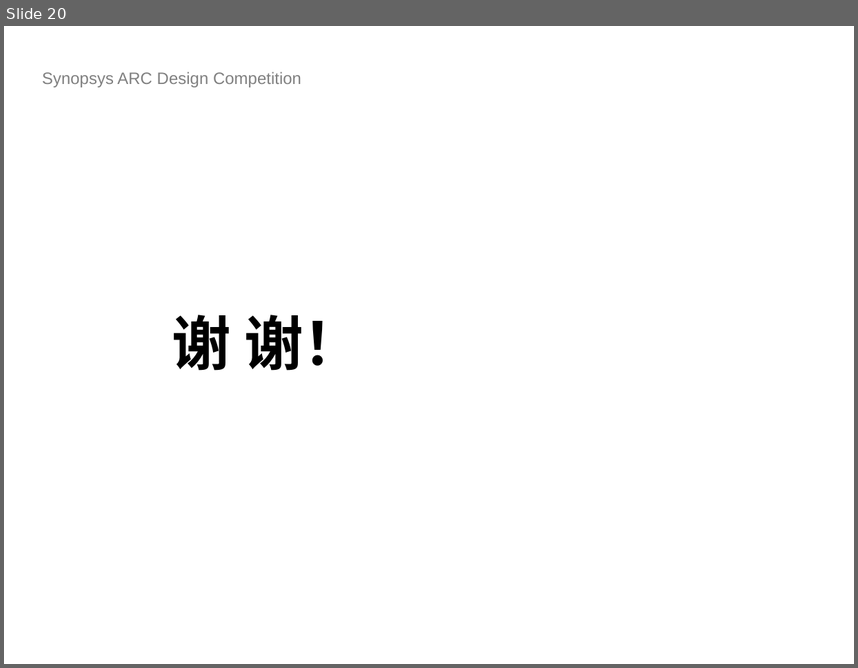
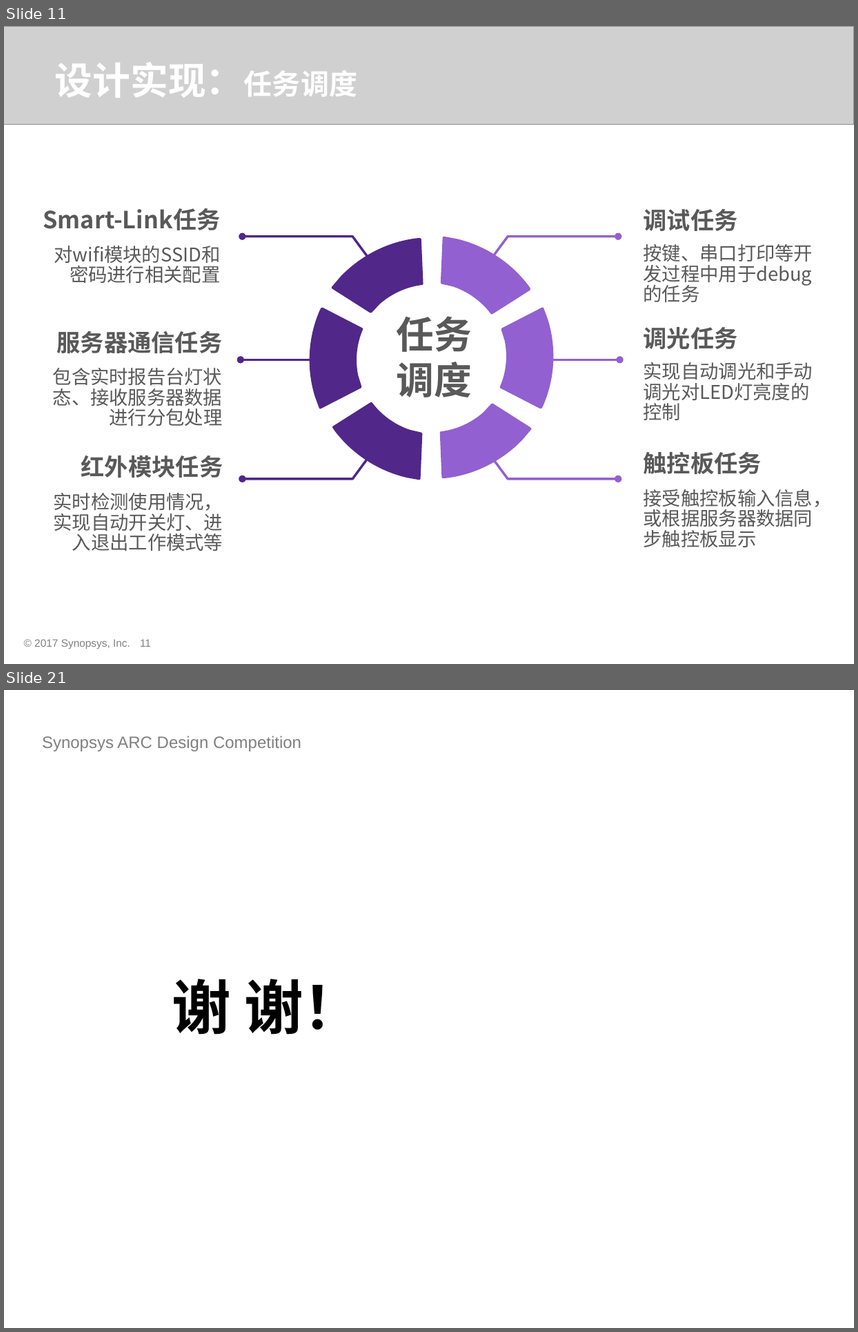
Before and after one commit to foss-for-synopsys-dwc-arc-processors/embarc_applications, a slide deck: arc_design_contest/2018/HUST_SmartLamp/doc/ICC312UP.pptx. Shown one above the other, each under a label of ours: slide 20 before the commit, slides 11 and 21 after it; the slides between them are not shown. The pictures are 858x668 and 858x1332 pixels, drawn with LibreOffice and Linux fonts; fonts in the diff are those of the drawing; grey boxes stand for pictures; background and template pictures are left out. Boxes give left, top, right and bottom in pixels: in the first picture for what was removed or moved away, otherwise in the second. Text is boxed around its words. In the diff, an @@ line names an element or a change of style, - is before the commit and + after.

Commit message:
update

```diff
--- a/arc_design_contest/2018/HUST_SmartLamp/doc/ICC312UP.pptx
+++ b/arc_design_contest/2018/HUST_SmartLamp/doc/ICC312UP.pptx
@@ slide 11 added at [4,26,854,664], background #FFFFFF @@
@@ picture added at [4,26,854,125] @@
@@ text added at [55,62,357,98], 32 pt, text #FFFFFF, bold @@
+设计实现：任务调度
@@ text added at [43,208,221,230], 20 pt, text #595959, bold @@
+Smart-Link任务
@@ text added at [644,209,738,231], 20 pt, text #595959, bold @@
+调试任务
@@ text added at [54,245,220,267], 16 pt, text #595959 @@
+对wifi模块的SSID和密码进行相关配置
@@ freeform shape added at [242,236,370,259], outline #512789 2 pt @@
@@ freeform shape added at [491,236,619,259], outline #9260D1 2 pt @@
@@ text added at [644,244,813,285], 16 pt, text #595959 @@
+按键、串口打印等开发过程中用于debug的任务
@@ text added at [57,331,223,353], 20 pt, text #595959, bold @@
+服务器通信任务
@@ text added at [397,316,473,397], 32 pt, text #595959, bold @@
+任务
+调度
@@ text added at [644,327,738,349], 20 pt, text #595959, bold @@
+调光任务
@@ text added at [53,368,223,426], 16 pt, text #595959 @@
+包含实时报告台灯状态、接收服务器数据进行分包处理
@@ arrow added from (326, 359) to (240, 359), #512789 2 pt @@
@@ arrow added from (535, 359) to (619, 359), #9260D1 2 pt @@
@@ text added at [644,362,813,404], 16 pt, text #595959 @@
+实现自动调光和手动调光对LED灯亮度的控制
@@ group added at [311,229,553,487]: 6 freeform shapes @@
@@ text added at [81,455,223,477], 20 pt, text #595959, bold @@
+红外模块任务
@@ freeform shape added at [242,455,370,478], outline #512789 2 pt @@
@@ freeform shape added at [491,455,619,478], outline #9260D1 2 pt @@
@@ text added at [644,452,762,474], 20 pt, text #595959, bold @@
+触控板任务
@@ text added at [54,492,223,550], 16 pt, text #595959 @@
+实时检测使用情况，实现自动开关灯、进入退出工作模式等
@@ text added at [644,489,832,547], 16 pt, text #595959 @@
+接受触控板输入信息，或根据服务器数据同步触控板显示
@@ text added at [34,639,130,648], 9 pt, text #808080 @@
+© 2017 Synopsys, Inc.
@@ page number added at [140,639,151,646], 9 pt, text #808080 @@
+11
@@ what was slide 20 is now slide 21 @@
```
Also in this commit, not shown: 6 slides changed, 13 other slides added, 13 slides removed.
